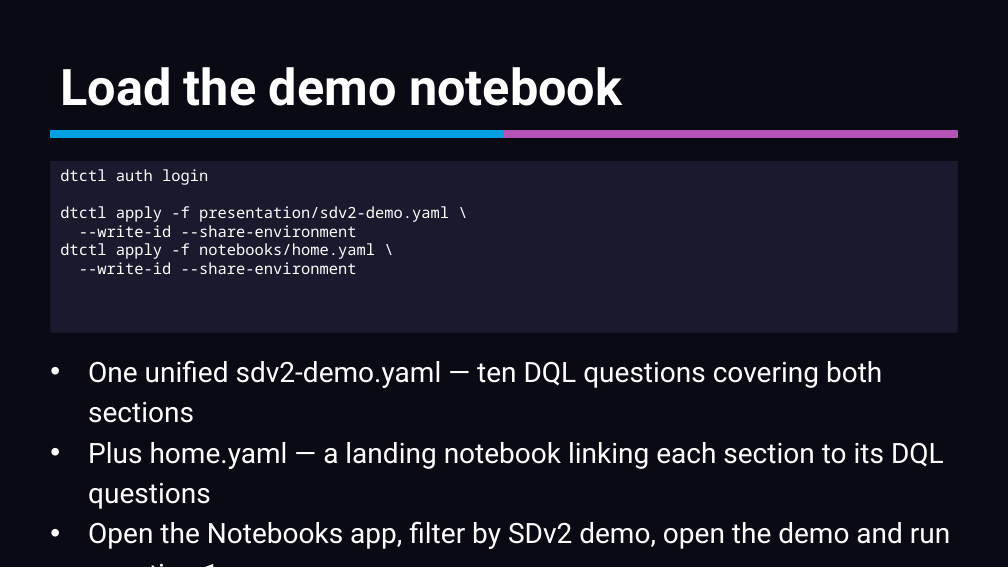
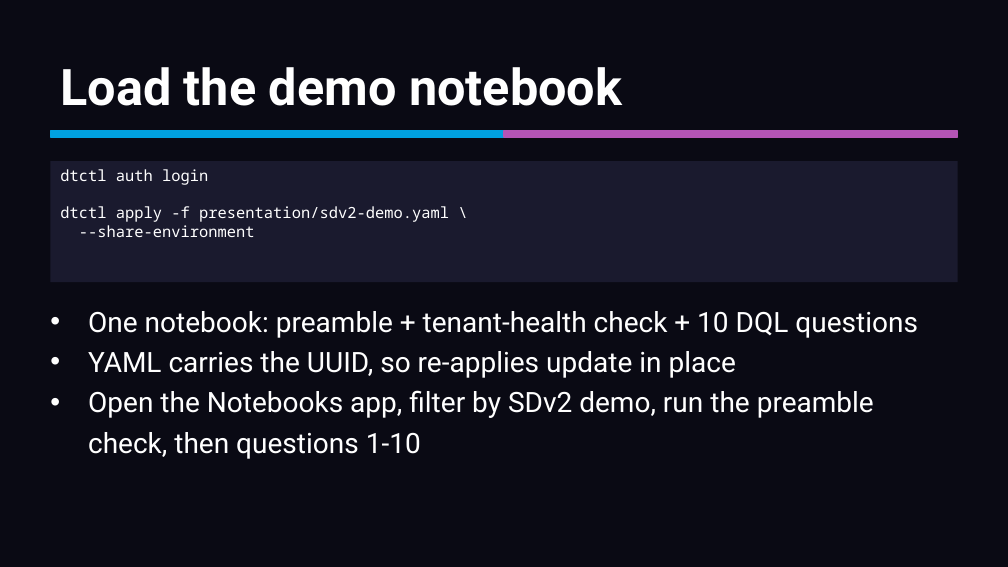
Before and after one commit to mreider/orders-demo, a slide deck: slide 4 of presentation/sdv2-presentation.pptx. Drawn at 1008x567 pixels with LibreOffice and Linux fonts; fonts in the diff are those of the drawing. Boxes give left, top, right and bottom in pixels: in the first picture for what was removed or moved away, otherwise in the second. Text is boxed around its words. In the diff, an @@ line names an element or a change of style, - is before the commit and + after.

```diff
--- a/presentation/sdv2-presentation.pptx
+++ b/presentation/sdv2-presentation.pptx
@@ rectangle "dtctl auth login": place and size @@
-rectangle "dtctl auth login" at (50,161,958,333)
+rectangle "dtctl auth login" at (50,161,958,282)
@@ text in rectangle at (79,225,255,237): text changed @@
---write-id --share-environment
-dtctl apply -f notebooks/home.yaml \
---write-id --share-environment
+--share-environment
@@ text at (88,311,918,459): text changed @@
-• One unified sdv2-demo.yaml — ten DQL questions covering both sections
-• Plus home.yaml — a landing notebook linking each section to its DQL questions
-• Open the Notebooks app, filter by SDv2 demo, open the demo and run question 1
+• One notebook: preamble + tenant-health check + 10 DQL questions
+• YAML carries the UUID, so re-applies update in place
+• Open the Notebooks app, filter by SDv2 demo, run the preamble check, then questions 1-10
```
Also in this commit, not shown: 3 other slides changed, 4 other files.
